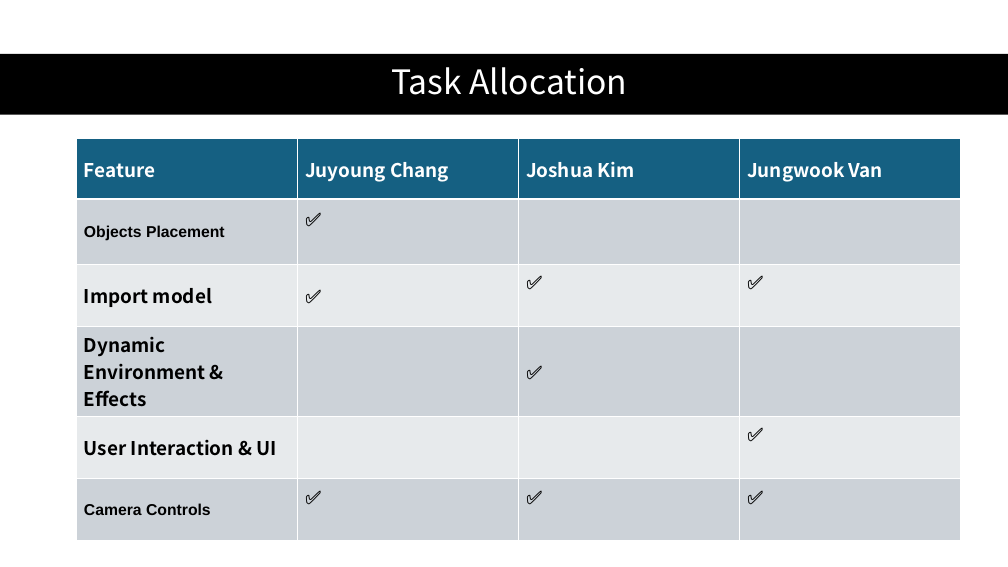
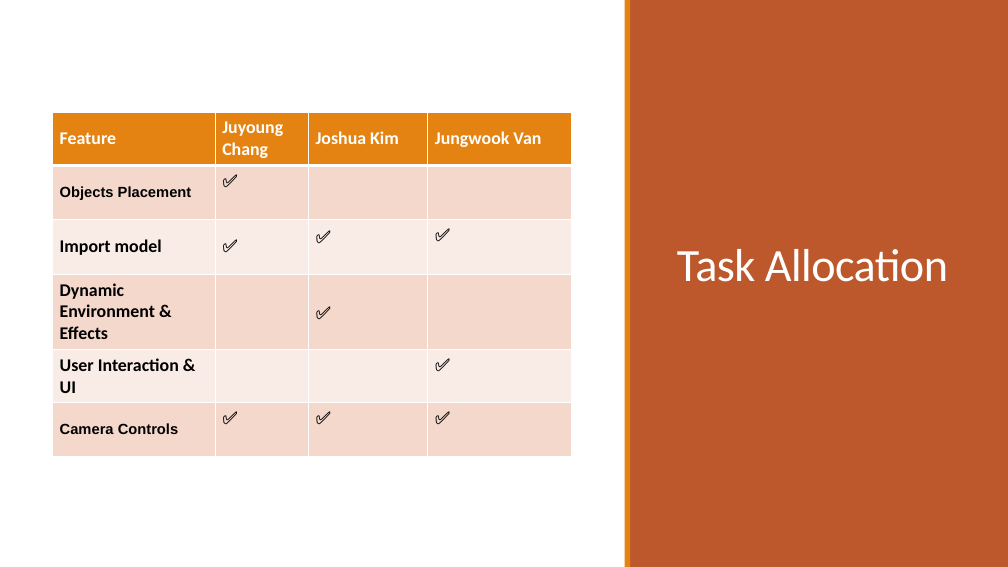
Before and after one commit to salieri009/ThreeJSUTS26, a slide deck: slide 6 of Group26Presentation.pptx. Drawn at 1008x567 pixels with LibreOffice and Linux fonts; fonts in the diff are those of the drawing. Boxes give left, top, right and bottom in pixels: in the first picture for what was removed or moved away, otherwise in the second. Text is boxed around its words. In the diff, an @@ line names an element or a change of style, - is before the commit and + after.

```diff
--- a/Group26Presentation.pptx
+++ b/Group26Presentation.pptx
@@ rectangle added at (x1=0, y1=0, x2=1008, y2=567), fill #FFFFFF @@
@@ rectangle added at (x1=625, y1=0, x2=630, y2=567), fill #E48312 @@
@@ rectangle added at (x1=630, y1=0, x2=1008, y2=567), fill #BD582C @@
@@ rectangle removed at (x1=0, y1=54, x2=1008, y2=115) @@
@@ title "Task Allocation" moved from (x1=391, y1=67, x2=627, y2=95) to (x1=677, y1=249, x2=948, y2=282) @@
@@ title "Task Allocation" at (x1=677, y1=249, x2=948, y2=282): size 32 to 44 pt, font Noto Sans CJK KR to Calibri, letter spacing 0 to -0.5 pt; alignment centre to left; line spacing 0.9 to 0.85; vertical alignment middle to bottom @@
@@ table at (x1=52, y1=112, x2=571, y2=455) @@
@@ fill #156082 to #E48312 in row 1 @@
@@ fill #CCD2D8 to #F5D9CC in 12 cells @@
@@ fill #E8EAED to #FAEDE7 in 8 cells @@
@@ size 18 to 17 pt in "Feature", "Juyoung Chang", "Joshua Kim", "Jungwook Van" and 12 more places @@
@@ font Noto Sans CJK KR to Calibri in "Feature", "Juyoung Chang", "Joshua Kim", "Jungwook Van" and 10 more places @@
@@ size 15 to 14 pt in "Objects Placement", "Camera Controls" @@
@@ table resized from (x1=76, y1=138, x2=960, y2=519) to (x1=52, y1=112, x2=571, y2=455) @@
@@ rectangle added at (x1=0, y1=529, x2=1008, y2=567), fill #BD582C @@
@@ rectangle added at (x1=0, y1=524, x2=1008, y2=529), fill #E48312 @@
```
Also in this commit, not shown: 6 other slides changed, 4 slides added, 1 other file.
